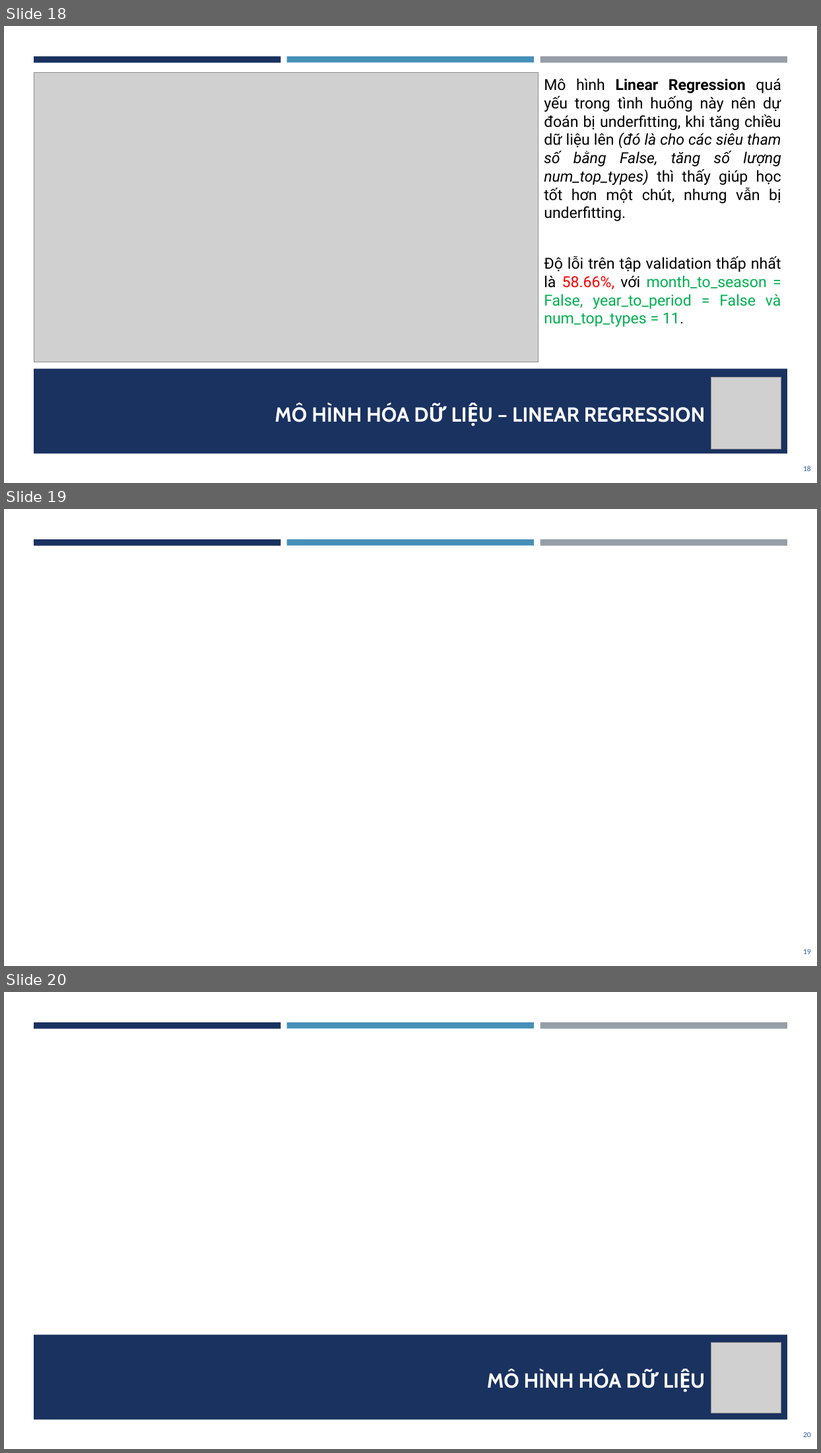
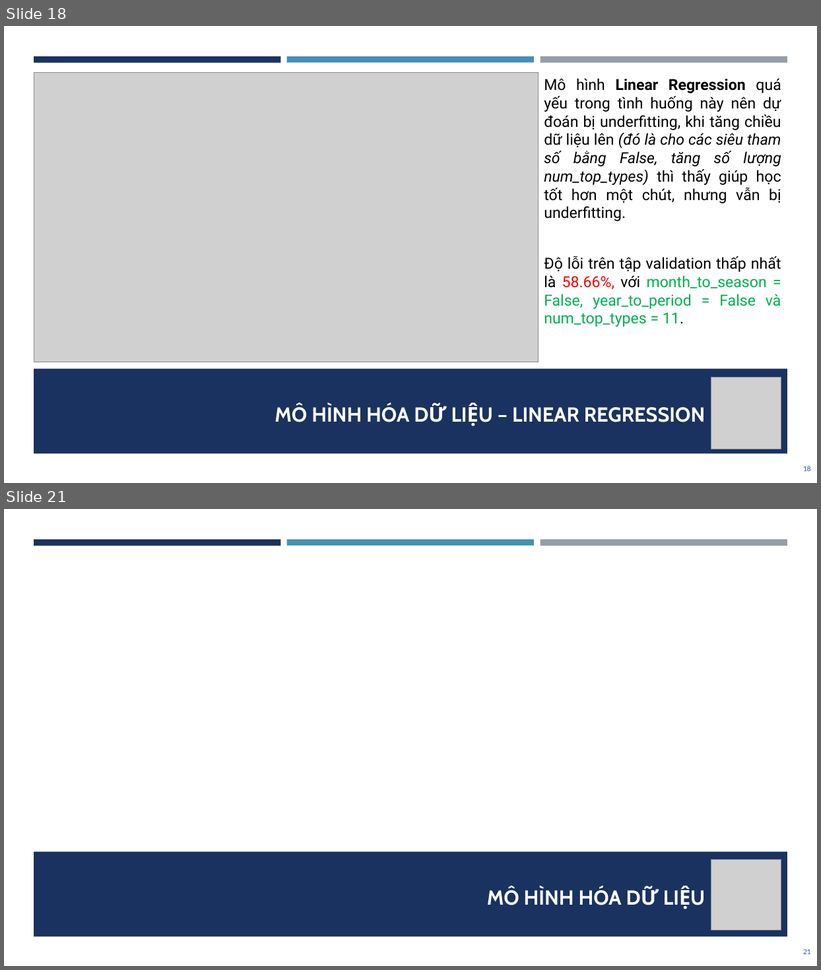
Before and after one commit to dpnam/DS-Final-Project, a slide deck: report-slide/BaoCaoCuoiKy_DS.pptx. Shown one above the other, each under a label of ours: slides 18, 19 and 20 before the commit, slides 18 and 21 after it; the slides between them are not shown. The pictures are 821x1453 and 821x970 pixels, drawn with LibreOffice and Linux fonts; fonts in the diff are those of the drawing; grey boxes stand for pictures. Boxes give left, top, right and bottom in pixels: in the first picture for what was removed or moved away, otherwise in the second. Text is boxed around its words. In the diff, an @@ line names an element or a change of style, - is before the commit and + after.

```diff
--- a/report-slide/BaoCaoCuoiKy_DS.pptx
+++ b/report-slide/BaoCaoCuoiKy_DS.pptx
@@ slide 19 removed at [4,509,817,966], background #FFFFFF @@
@@ rectangle removed at [34,539,281,545] @@
@@ rectangle removed at [287,539,534,545] @@
@@ rectangle removed at [540,539,787,546] @@
@@ rectangle removed at [4,557,817,966] @@
@@ page number removed at [803,949,811,955] @@
-19
@@ what was slide 20 is now slide 21 @@
@@ page number at [803,949,811,955]: text changed @@
-20
+21
```
Also in this commit, not shown: 2 slides changed, 2 slides added, 1 other file.
